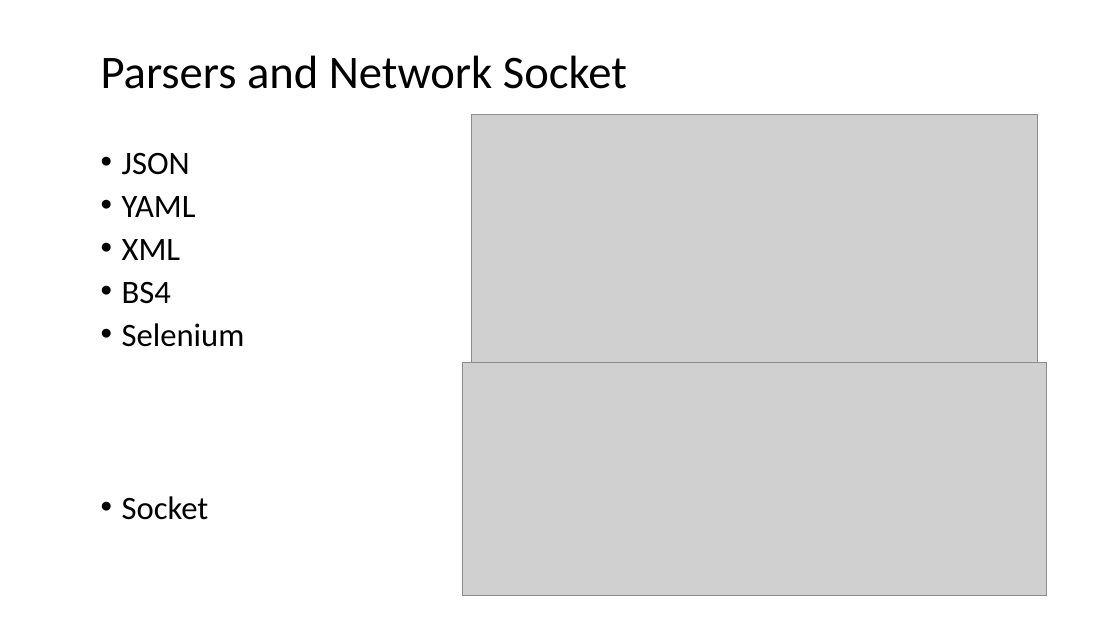
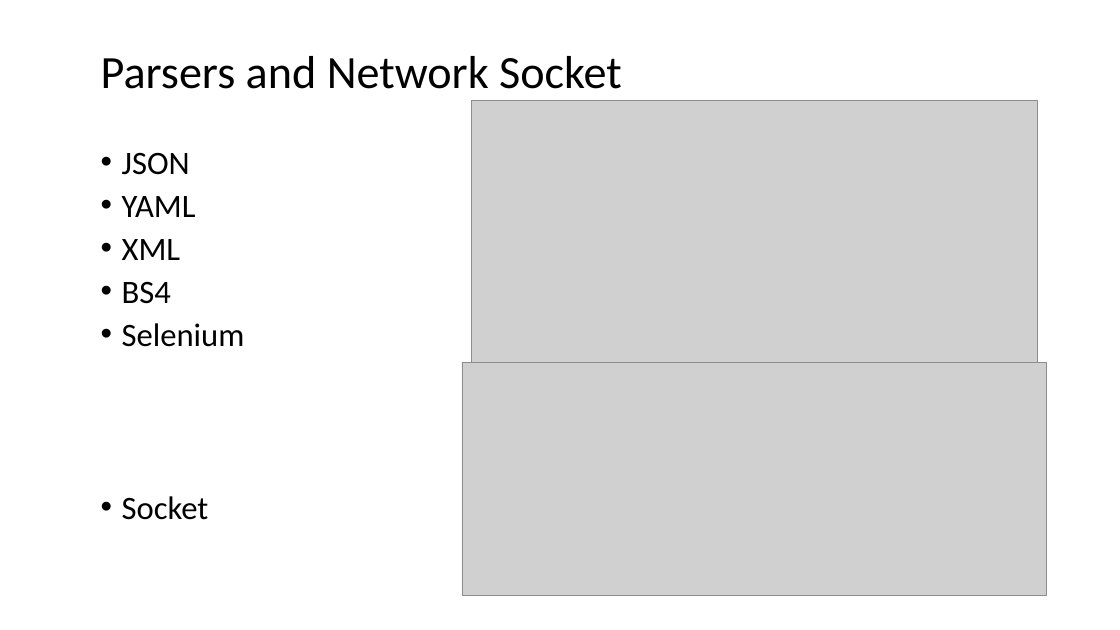
Before and after one commit to tishyk/codespacedirstructure, a slide deck: slide 5 of Course_demo.pptx (slide 8 before the commit). Drawn at 1120x630 pixels with LibreOffice and Linux fonts; fonts in the diff are those of the drawing; grey boxes stand for pictures; background and template pictures are left out. Boxes give left, top, right and bottom in pixels: in the first picture for what was removed or moved away, otherwise in the second. Text is boxed around its words. In the diff, an @@ line names an element or a change of style, - is before the commit and + after.

```diff
--- a/Course_demo.pptx
+++ b/Course_demo.pptx
@@ title "Parsers and Network Socket" at (x1=101, y1=56, x2=622, y2=89): size 40 to 39.6 pt @@
@@ picture moved from (x1=471, y1=114, x2=1038, y2=397) to (x1=471, y1=100, x2=1038, y2=382) @@
```
Also in this commit, not shown: 6 other slides changed, 2 slides removed, 7 other files.
